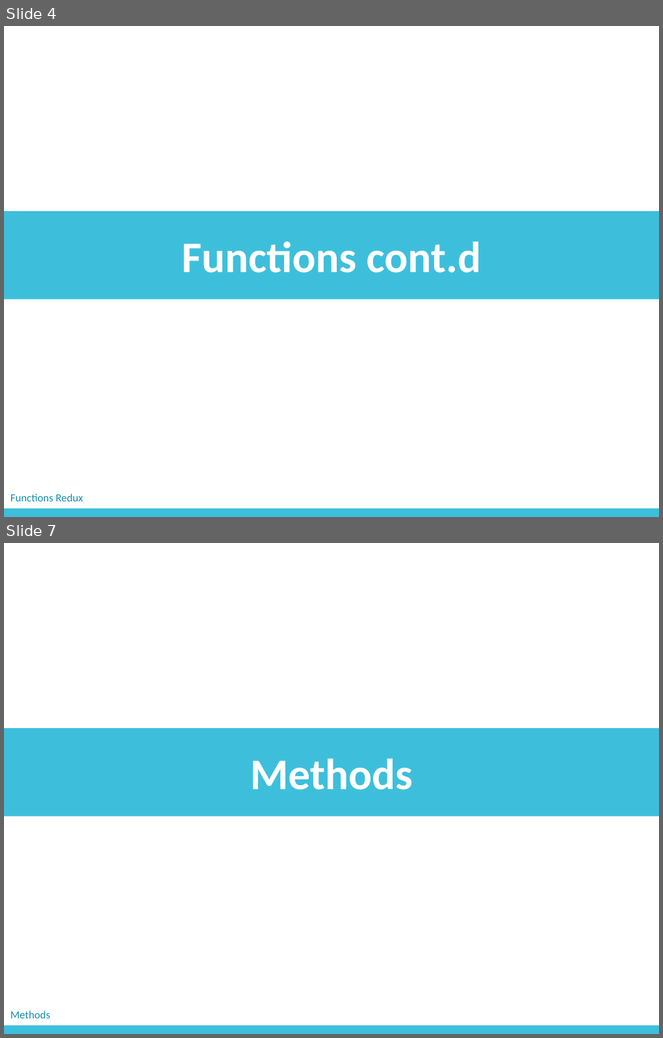
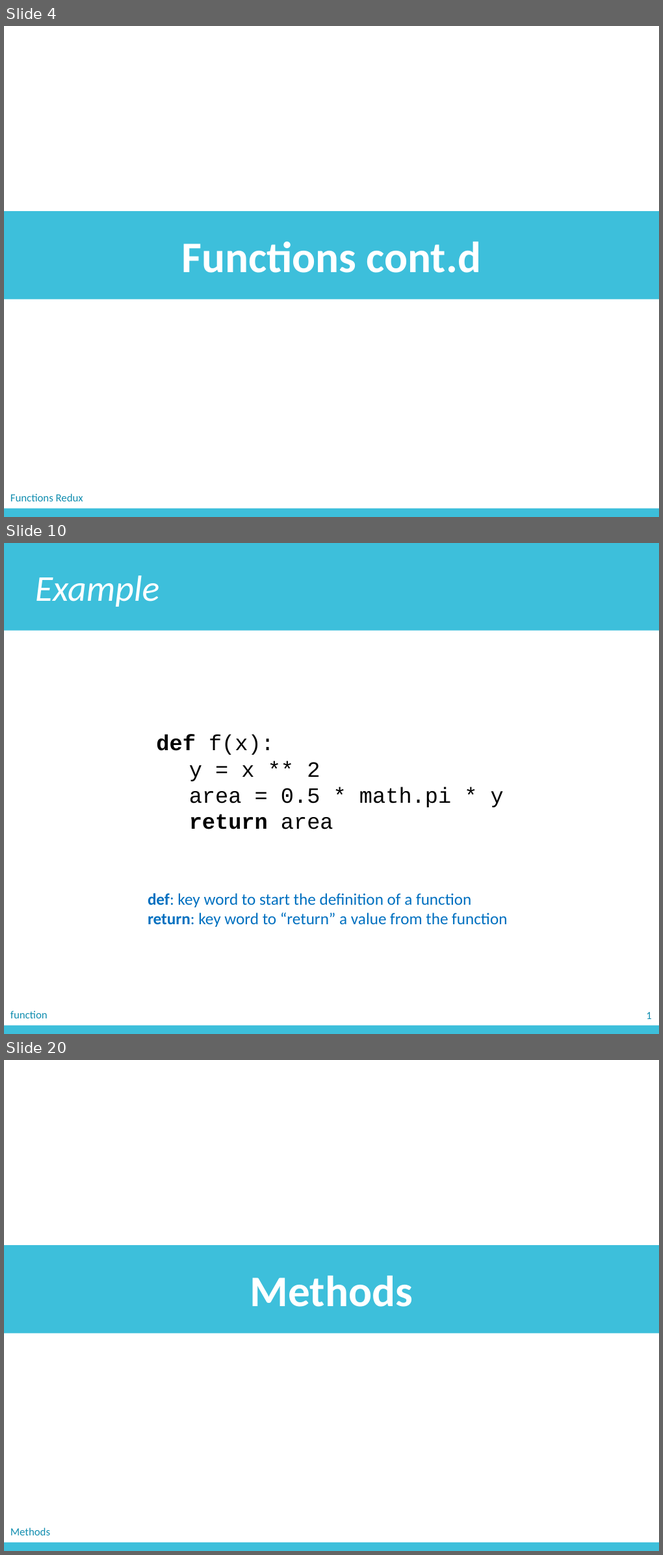
Before and after one commit to zichengliao/zuics101-fa17, a slide deck: lectures/lec05/lec05.pptx. Shown one above the other, each under a label of ours: slides 4 and 7 before the commit, slides 4, 10 and 20 after it; the slides between them are not shown. The pictures are 663x1038 and 663x1555 pixels, drawn with LibreOffice and Linux fonts; fonts in the diff are those of the drawing. Boxes give left, top, right and bottom in pixels: in the first picture for what was removed or moved away, otherwise in the second. Text is boxed around its words. In the diff, an @@ line names an element or a change of style, - is before the commit and + after.

```diff
--- a/lectures/lec05/lec05.pptx
+++ b/lectures/lec05/lec05.pptx
@@ slide 10 added at (x1=4, y1=543, x2=659, y2=1034), background #FFFFFF @@
@@ rectangle added at (x1=4, y1=543, x2=659, y2=630), fill #3DBFDB, 40 pt, text #FFFFFF, italic @@
+Example
@@ text added at (x1=156, y1=735, x2=504, y2=830), 24 pt, text #000000 @@
+def f(x):
+y = x ** 2
+area = 0.5 * math.pi * y
+return area
@@ text added at (x1=148, y1=893, x2=507, y2=927), 18 pt, text #0070C0 @@
+def: key word to start the definition of a function
+return: key word to “return” a value from the function
@@ rectangle added at (x1=4, y1=1026, x2=659, y2=1034), fill #3DBFDB @@
@@ text added at (x1=10, y1=1011, x2=48, y2=1019), 12 pt, text #118EB0 @@
+function
@@ text added at (x1=646, y1=1012, x2=651, y2=1019), 12 pt, text #118EB0 @@
+1
@@ what was slide 7 is now slide 20 @@
```
Also in this commit, not shown: 2 slides changed, 12 other slides added, 4 other files.
